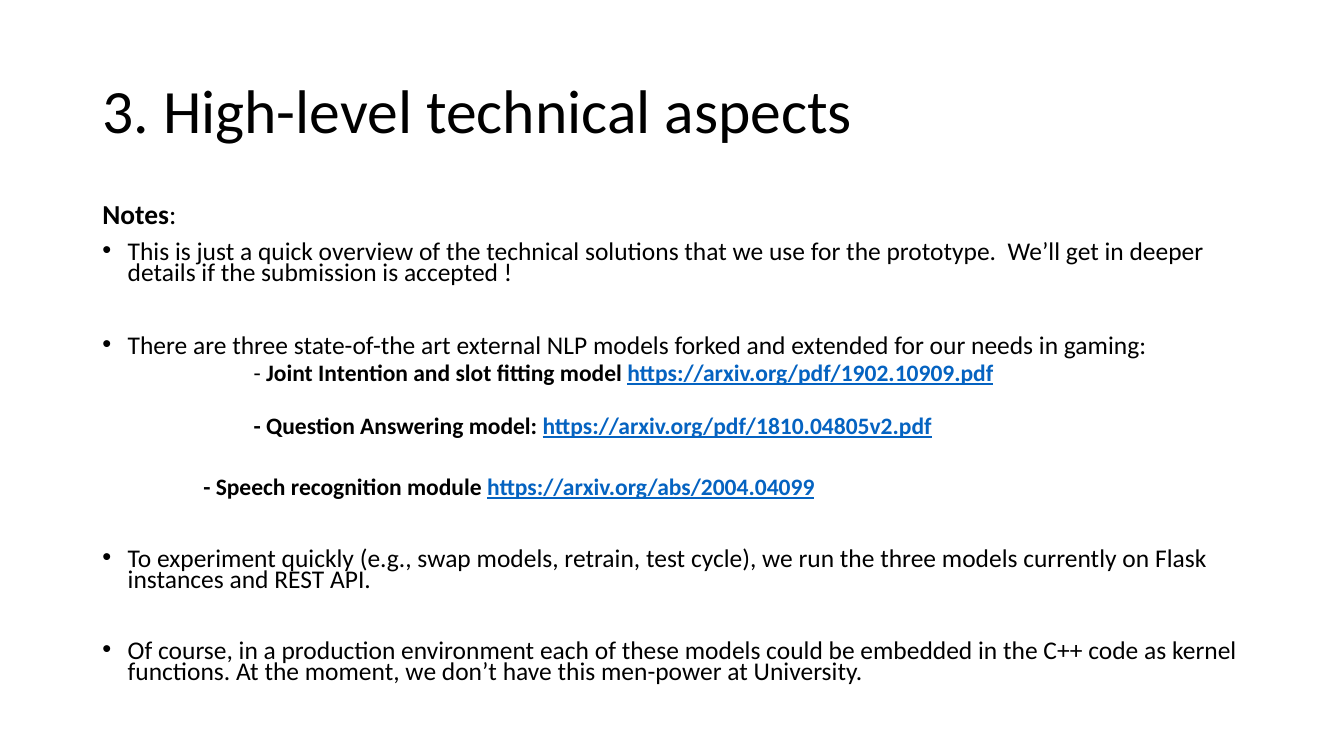
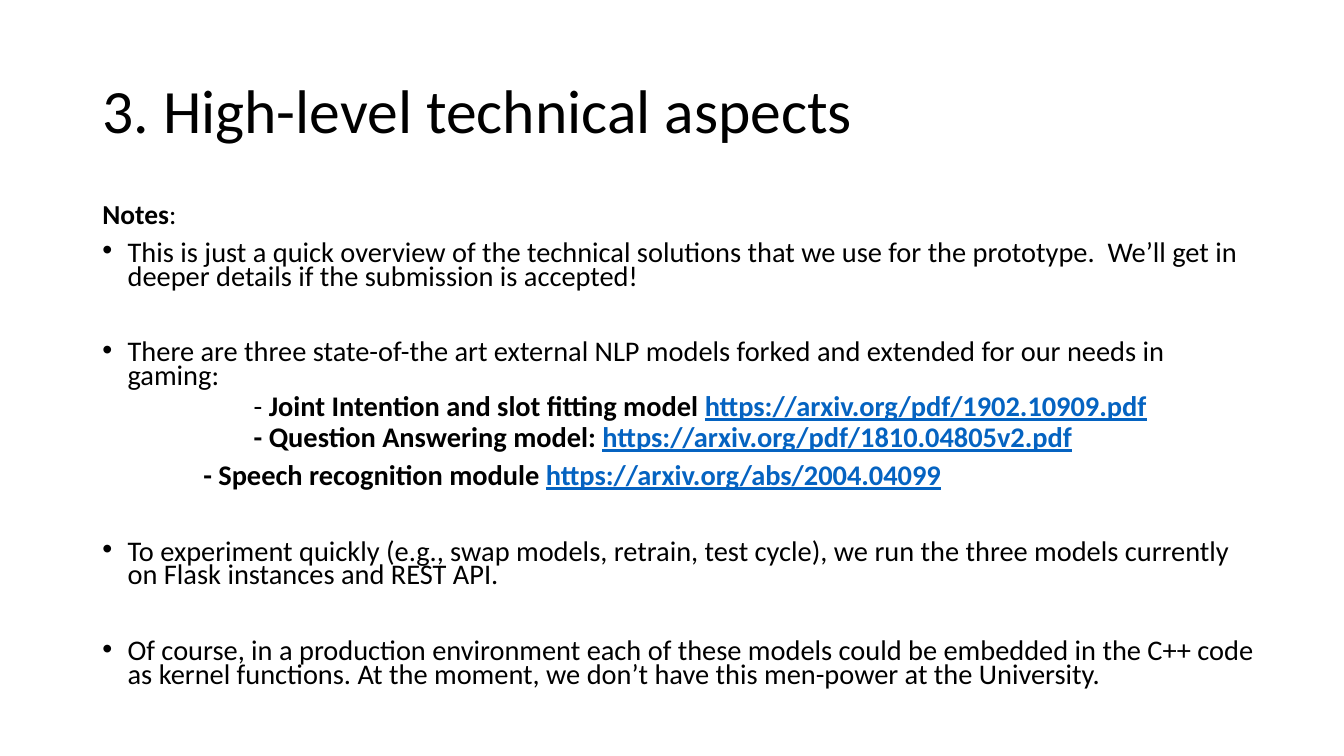
Before and after one commit to AGAPIA/NLPForVideoGames, a slide deck: slide 6 of Presentation/Slides.pptx (slide 5 before the commit). Drawn at 1344x756 pixels with LibreOffice and Linux fonts; fonts in the diff are those of the drawing. Boxes give left, top, right and bottom in pixels: in the first picture for what was removed or moved away, otherwise in the second. Text is boxed around its words. In the diff, an @@ line names an element or a change of style, - is before the commit and + after.

```diff
--- a/Presentation/Slides.pptx
+++ b/Presentation/Slides.pptx
@@ text at <box>128,242,1236,291</box>: text changed; size 18.2 to 20.3 pt @@
-• This is just a quick overview of the technical solutions that we use for the prototype. We’ll get in deeper details if the submission is accepted !
+• This is just a quick overview of the technical solutions that we use for the prototype. We’ll get in deeper details if the submission is accepted!
@@ text at <box>128,341,1229,585</box>: size 18.2 to 20.3 pt in "There are three state-of-the art external NLP ...", "To experiment quickly (e.g., swap models, retrain, ..."; size 16.8 to 20.3 pt in "- Joint Intention and slot fitting model ...", "- Question Answering model: https://arxiv.org/pdf/1810.04805 ...", "- Speech recognition module https://arxiv.org/abs/2004.04099" @@
@@ text at <box>128,640,1253,689</box>: text changed; size 18.2 to 20.3 pt @@
-• Of course, in a production environment each of these models could be embedded in the C++ code as kernel functions. At the moment, we don’t have this men-power at University.
+• Of course, in a production environment each of these models could be embedded in the C++ code as kernel functions. At the moment, we don’t have this men-power at the University.
```
Also in this commit, not shown: 12 other slides changed, 2 slides added.
